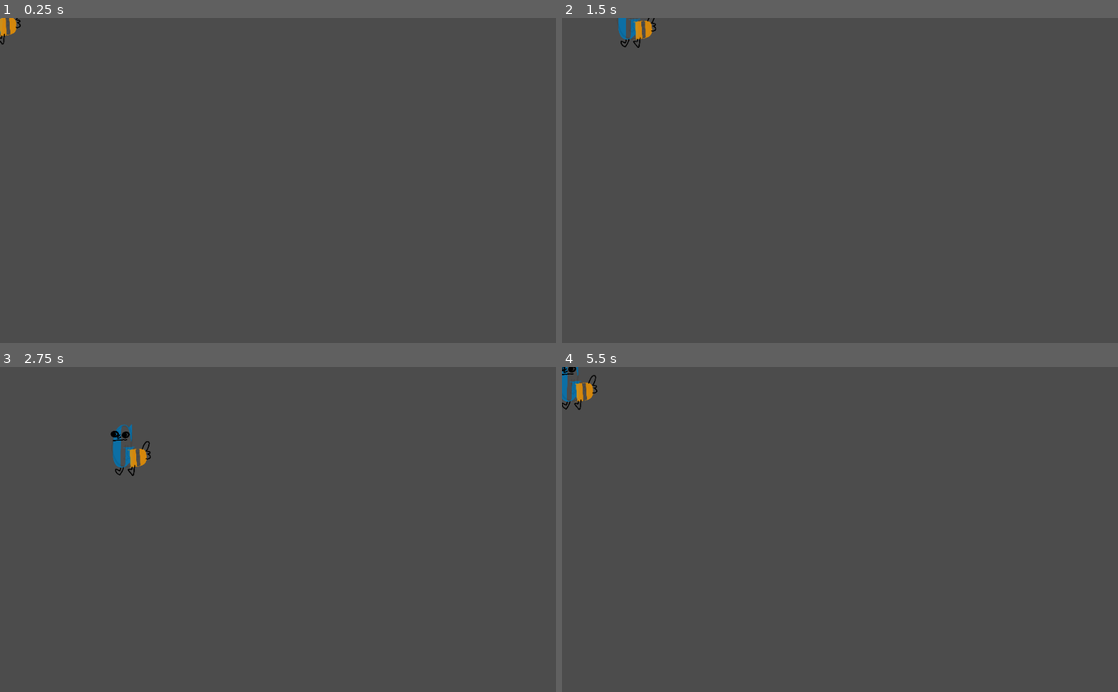
Above: before the commit, frames 1-4 (two rows, left to right).
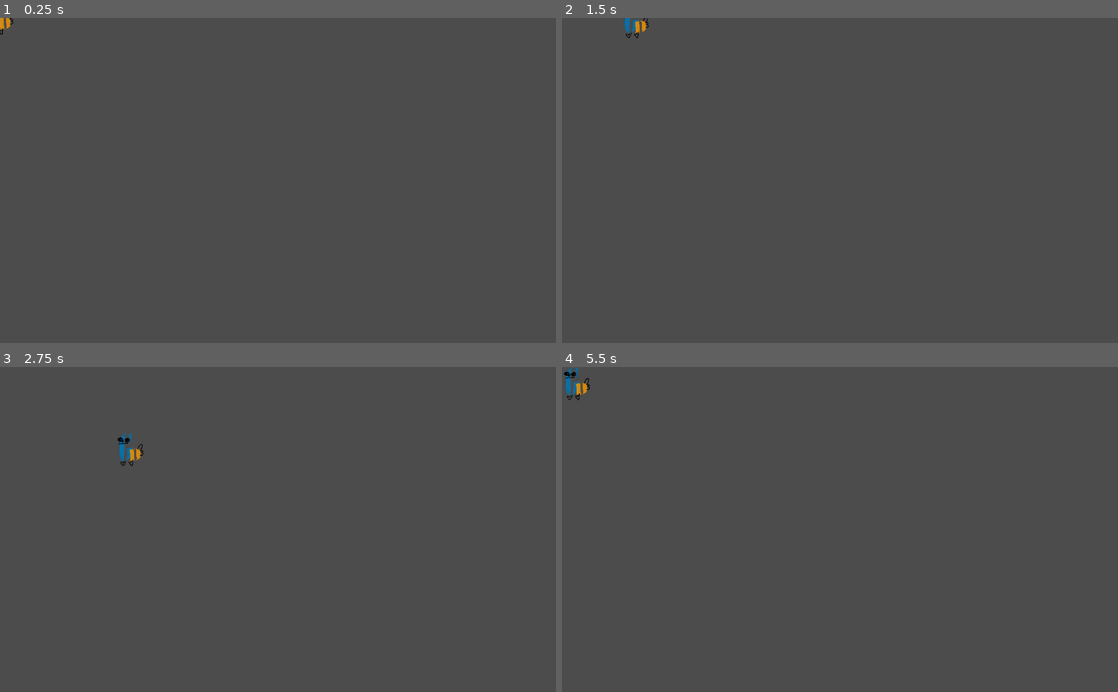
Above: after the commit, the same moments.

Repository: blue-voxel/platformer
Game: Godot game, scene res://player.tscn
Two runs of this game, one before a commit and one after it. Both use one fixed random seed, a clock stepped at 60 frames per second and the inputs below.
Inputs:
- Up to frame 1 (0.25 s): no input
- Up to frame 2 (1.5 s): tap Enter at 0.5 s; hold Right (ui_right) 0.53-1.28 s; hold Down (ui_down) from 1.28 s (still down)
- Up to frame 3 (2.75 s): release Down (ui_down) at 2.03 s; hold Right (ui_right) from 2.03 s (still down)
- Up to frame 4 (5.5 s): release Right (ui_right) at 2.78 s; hold Up (ui_up) 2.78-3.53 s; hold Left (ui_left) 3.53-5.03 s; hold Down (ui_down) from 5.03 s (still down)

The runs differ from the first frame. In frame 1, 0.1% of the frame differs, in the area x 0-4%, y 0-9%; in frame 2, 0.3%; in frame 3, 0.5%, in the area x 19-28%, y 17-34%; in frame 4, 0.4%.

Commit message:
Added my kinematica character, scripting to come soon

Diff:
--- a/kinematic-player.tscn
+++ b/kinematic-player.tscn
@@ -1,4 +1,12 @@
-[gd_scene format=2]
+[gd_scene load_steps=4 format=2]
+
+[ext_resource path="res://icon.png" type="Texture" id=1]
+[ext_resource path="res://scripts/movement_controllers/simpleMove.gd" type="Script" id=2]
+
+[sub_resource type="RectangleShape2D" id=1]
+
+custom_solver_bias = 0.0
+extents = Vector2( 9.93299, 10 )
 
 [node name="KinematicBody2D" type="KinematicBody2D" index="0"]
 
@@ -6,3 +14,18 @@
 collision_layer = 1
 collision_mask = 1
 collision/safe_margin = 0.08
+
+[node name="Sprite" type="Sprite" parent="." index="0"]
+
+rotation = -0.347185
+scale = Vector2( 0.0341563, 0.0341563 )
+texture = ExtResource( 1 )
+
+[node name="CollisionShape2D" type="CollisionShape2D" parent="." index="1"]
+
+position = Vector2( 0.180007, 0.112982 )
+scale = Vector2( 0.797869, 1.00869 )
+shape = SubResource( 1 )
+script = ExtResource( 2 )
+topSpeed = 50
+damping = 1
--- a/player.tscn
+++ b/player.tscn
@@ -1,15 +1,14 @@
-[gd_scene load_steps=5 format=2]
+[gd_scene load_steps=4 format=2]
 
 [ext_resource path="res://scripts/movement_controllers/simpleMove.gd" type="Script" id=1]
 [ext_resource path="res://sprites/gddb.png" type="Texture" id=2]
-[ext_resource path="res://Sprite.gd" type="Script" id=3]
 
 [sub_resource type="RectangleShape2D" id=1]
 
 custom_solver_bias = 0.0
 extents = Vector2( 224.674, 282.112 )
 
-[node name="player" type="Area2D" index="0"]
+[node name="player" type="Area2D"]
 
 input_pickable = true
 gravity_vec = Vector2( 0, 1 )
@@ -26,9 +25,8 @@
 [node name="Sprite" type="Sprite" parent="." index="0"]
 
 rotation = -0.307178
-scale = Vector2( 0.165862, 0.165862 )
+scale = Vector2( 0.105588, 0.105588 )
 texture = ExtResource( 2 )
-script = ExtResource( 3 )
 _sections_unfolded = [ "Transform" ]
 
 [node name="CollisionShape2D" type="CollisionShape2D" parent="." index="1"]
Not shown, changed: addons/godot-git-control.funabab/user_settings.json
